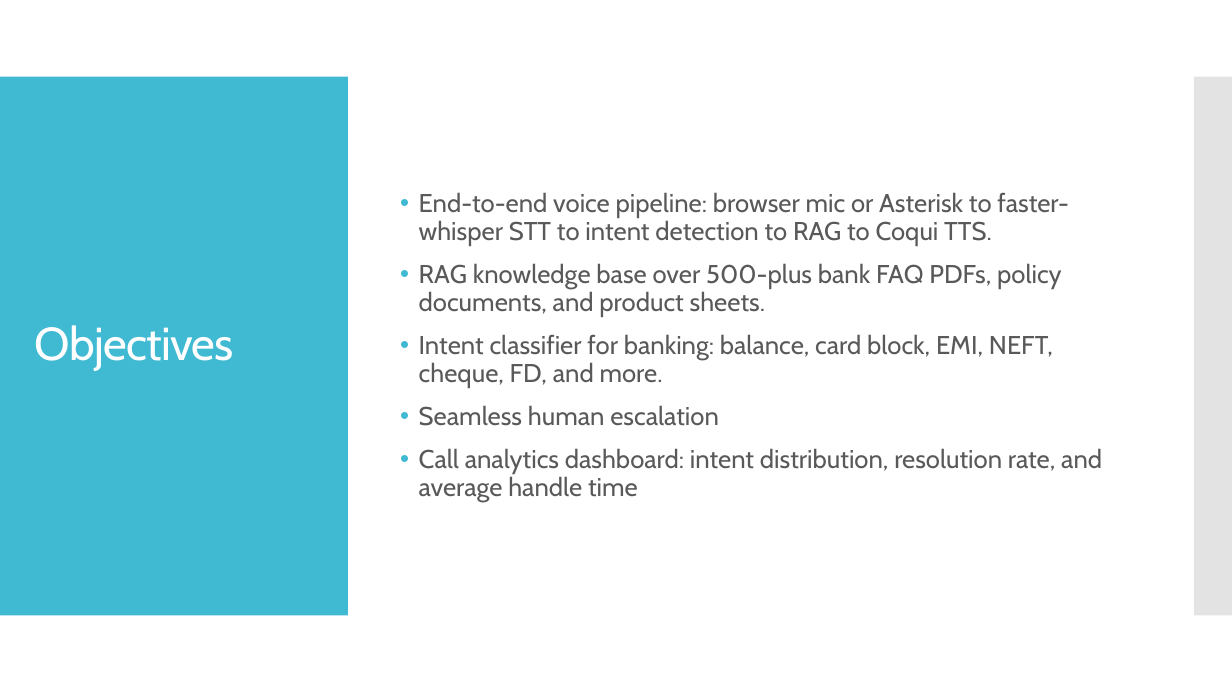
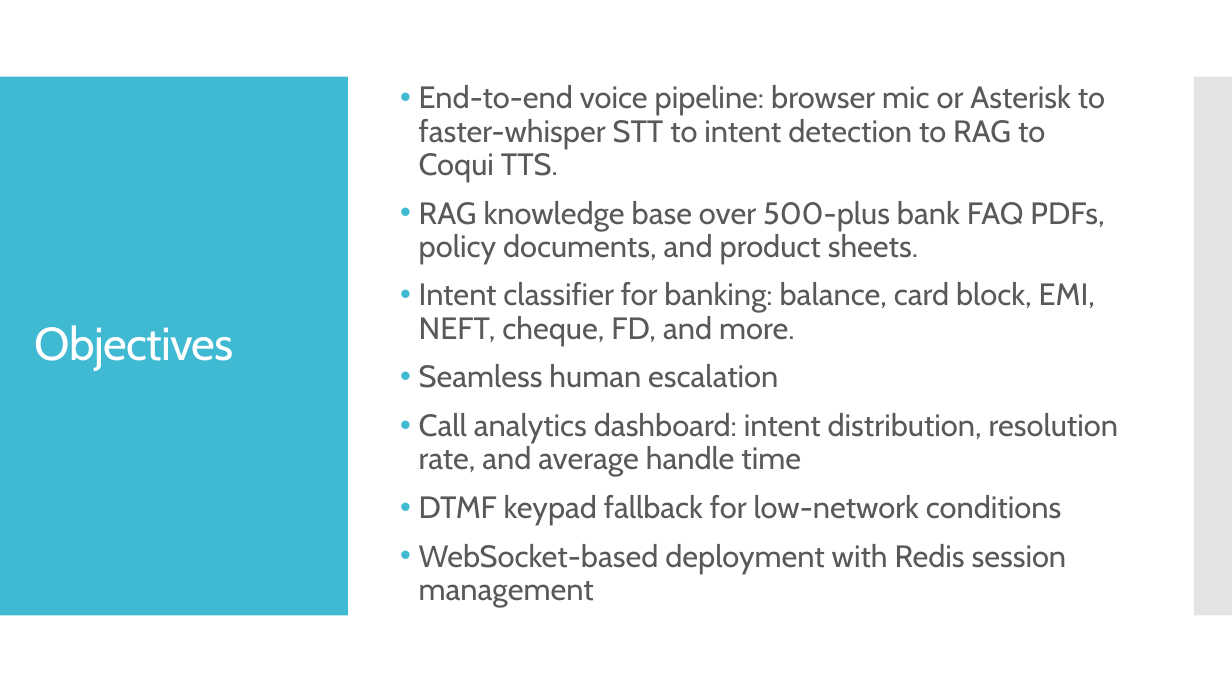
Before and after one commit to AryanArora13/Project-work, a slide deck: slide 4 of Zeroth review- Voice AI.pptx. Drawn at 1232x693 pixels with LibreOffice and Linux fonts; fonts in the diff are those of the drawing. Boxes give left, top, right and bottom in pixels: in the first picture for what was removed or moved away, otherwise in the second. Text is boxed around its words. In the diff, an @@ line names an element or a change of style, - is before the commit and + after.

```diff
--- a/Zeroth review- Voice AI.pptx
+++ b/Zeroth review- Voice AI.pptx
@@ text "End-to-end voice pipeline: browser mic ...": place and size @@
-text "End-to-end voice pipeline: browser mic ..." at box(419, 192, 1102, 501)
+text "End-to-end voice pipeline: browser mic ..." at box(419, 85, 1118, 607)
@@ text at box(419, 85, 1118, 476): size 20 to 24 pt in "End-to-end voice pipeline: browser mic or Asterisk ...", "RAG knowledge base over 500-plus bank FAQ ...", "Intent classifier for banking: balance, card block, ...", "Seamless human escalation" and 1 more places @@
@@ text at box(419, 495, 1067, 607): paragraphs added @@
+• DTMF keypad fallback for low-network conditions
+• WebSocket-based deployment with Redis session management
```
Also in this commit, not shown: 5 other slides changed, 1 slide removed, 1 other file.
